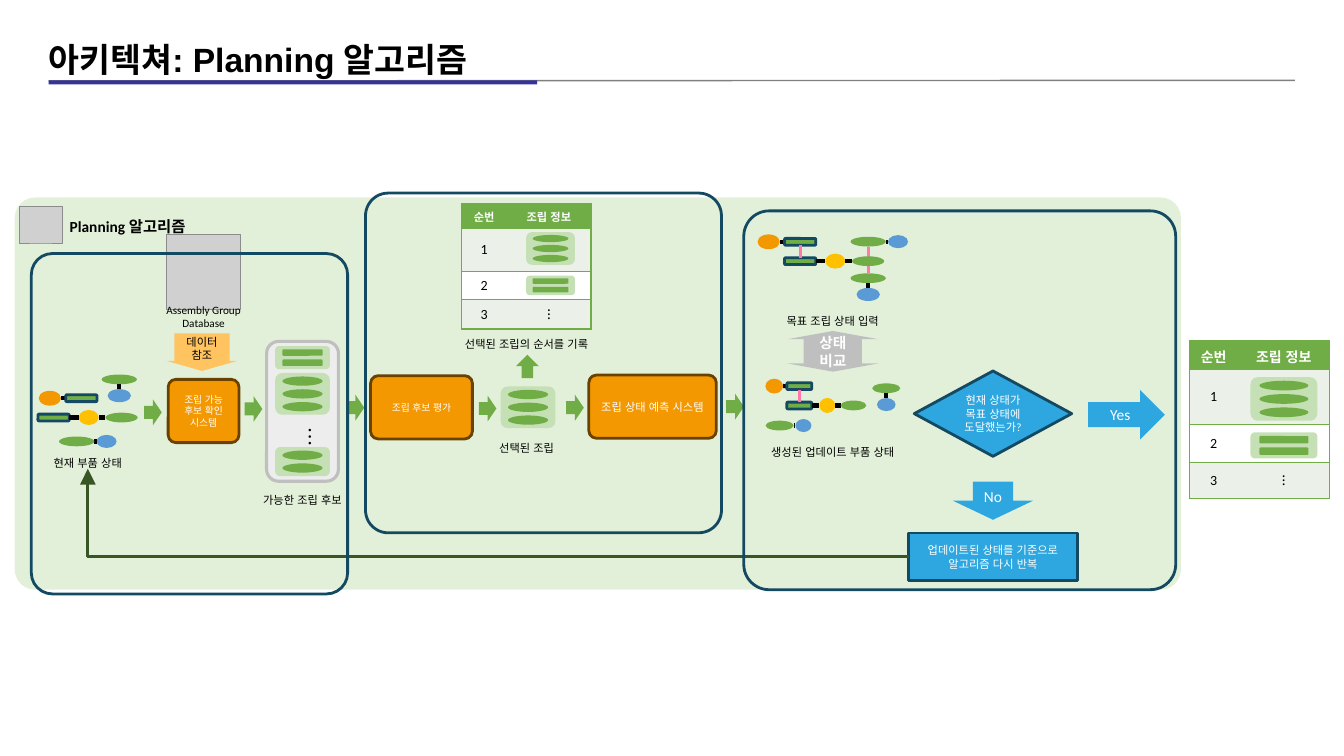
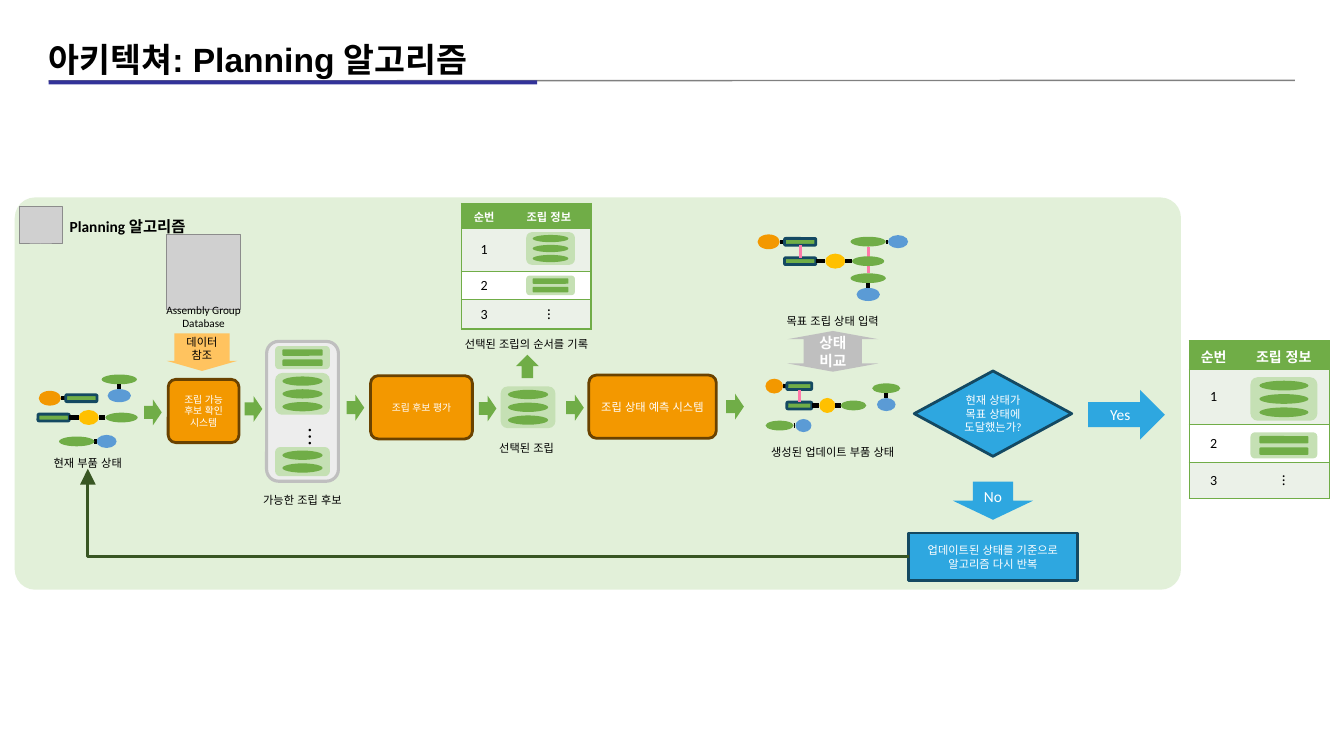
Before and after one commit to kimz1121/test, a slide deck: slide 9 of 현대차 심볼릭 플레너 예시 설명 자료_10_아키텍쳐_자료(작성중).pptx (slide 7 before the commit). Drawn at 1344x756 pixels with LibreOffice and Linux fonts; fonts in the diff are those of the drawing; grey boxes stand for pictures. Boxes give left, top, right and bottom in pixels: in the first picture for what was removed or moved away, otherwise in the second. Text is boxed around its words. In the diff, an @@ line names an element or a change of style, - is before the commit and + after.

```diff
--- a/현대차 심볼릭 플레너 예시 설명 자료_10_아키텍쳐_자료(작성중).pptx
+++ b/현대차 심볼릭 플레너 예시 설명 자료_10_아키텍쳐_자료(작성중).pptx
@@ rounded rectangle removed at bbox=[366, 194, 722, 533] @@
@@ rounded rectangle removed at bbox=[744, 211, 1177, 590] @@
@@ rounded rectangle removed at bbox=[31, 254, 348, 595] @@
```
Also in this commit, not shown: 5 slides added.
